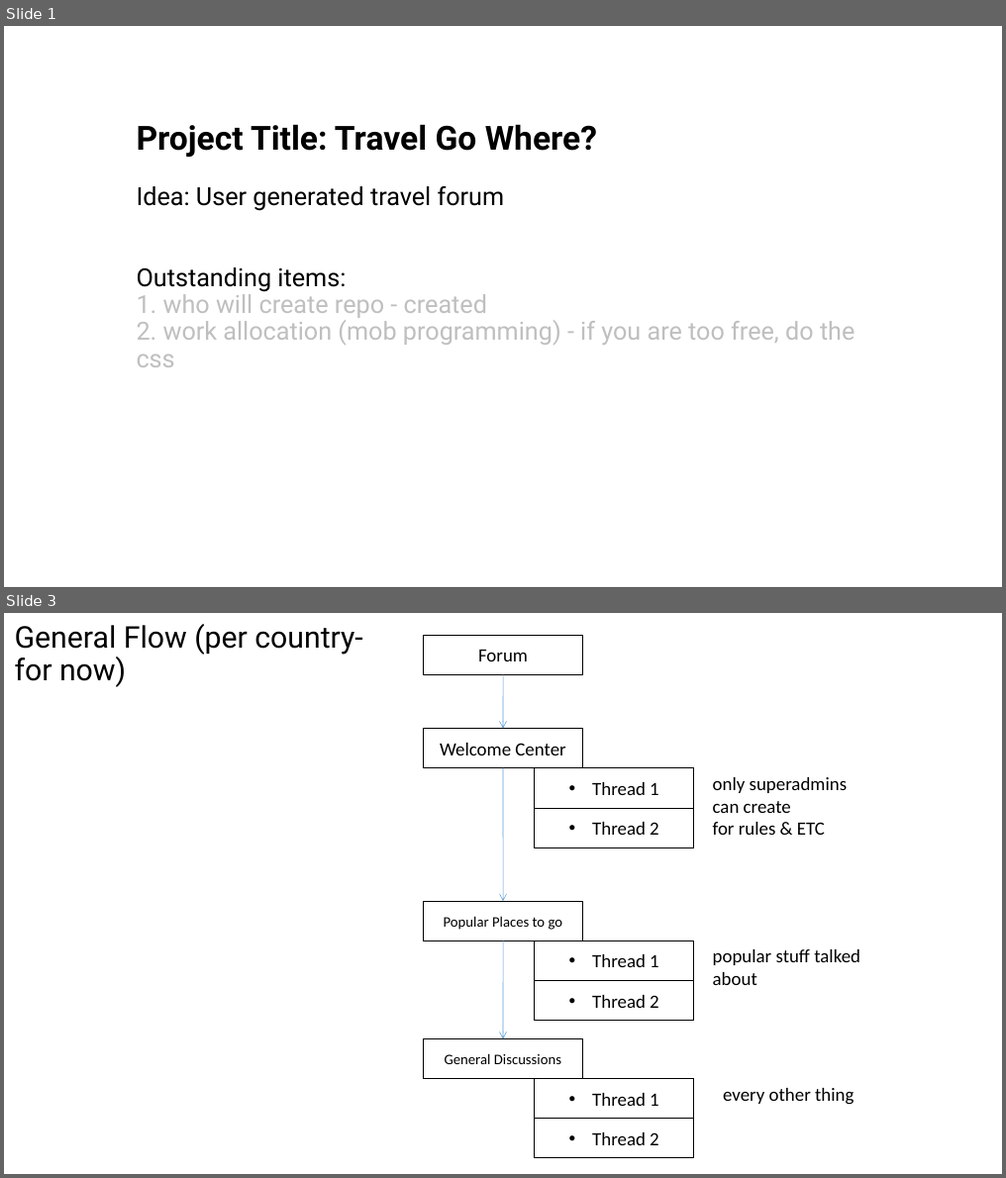
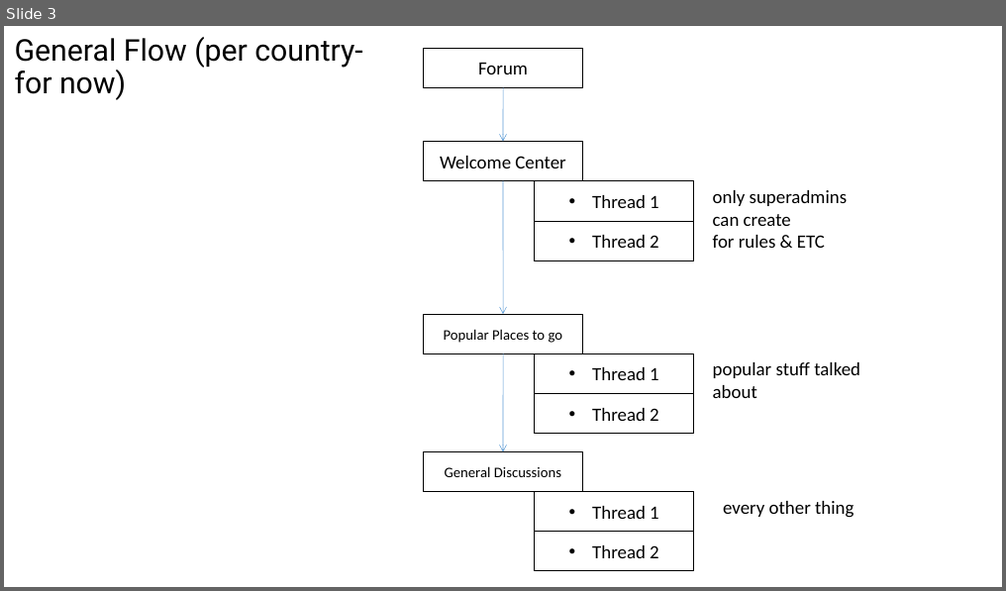
Before and after one commit to SherwinKhoo/travel-go-where, a slide deck: Project-3.pptx. Shown one above the other, each under a label of ours: slides 1 and 3 before the commit, slide 3 after it; the slides between them are not shown. The pictures are 1006x1178 and 1006x591 pixels, drawn with LibreOffice and Linux fonts; fonts in the diff are those of the drawing. Boxes give left, top, right and bottom in pixels: in the first picture for what was removed or moved away, otherwise in the second. Text is boxed around its words. In the diff, an @@ line names an element or a change of style, - is before the commit and + after.

```diff
--- a/Project-3.pptx
+++ b/Project-3.pptx
@@ slide 1 removed at [4, 26, 1002, 587], background #FFFFFF @@
@@ title removed at [137, 124, 854, 368] @@
-Project Title: Travel Go Where?
-Idea: User generated travel forum
-Outstanding items:
-1. who will create repo - created
-2. work allocation (mob programming) - if you are too free, do the css
```
Also in this commit, not shown: 2 slides changed, 5 slides added.
